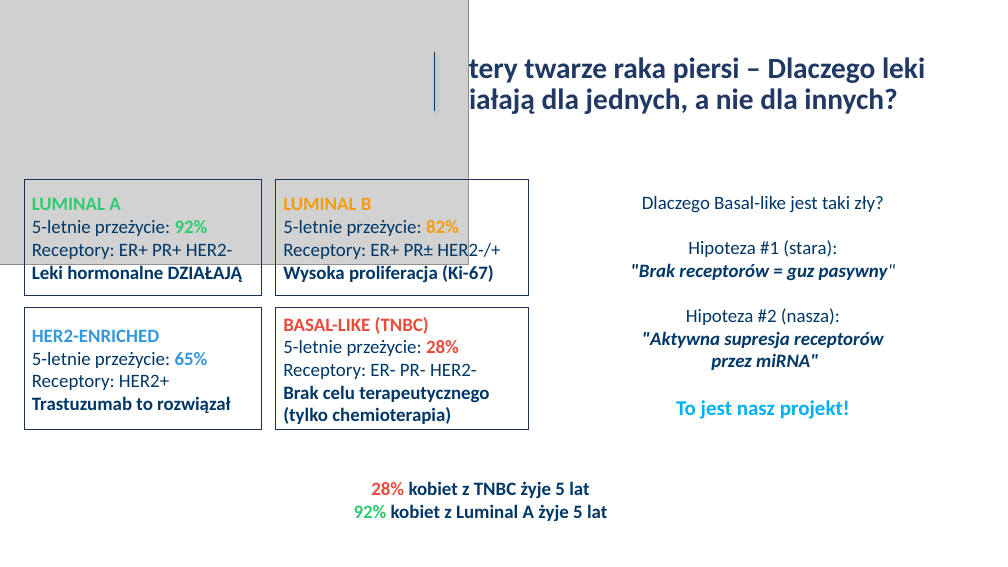
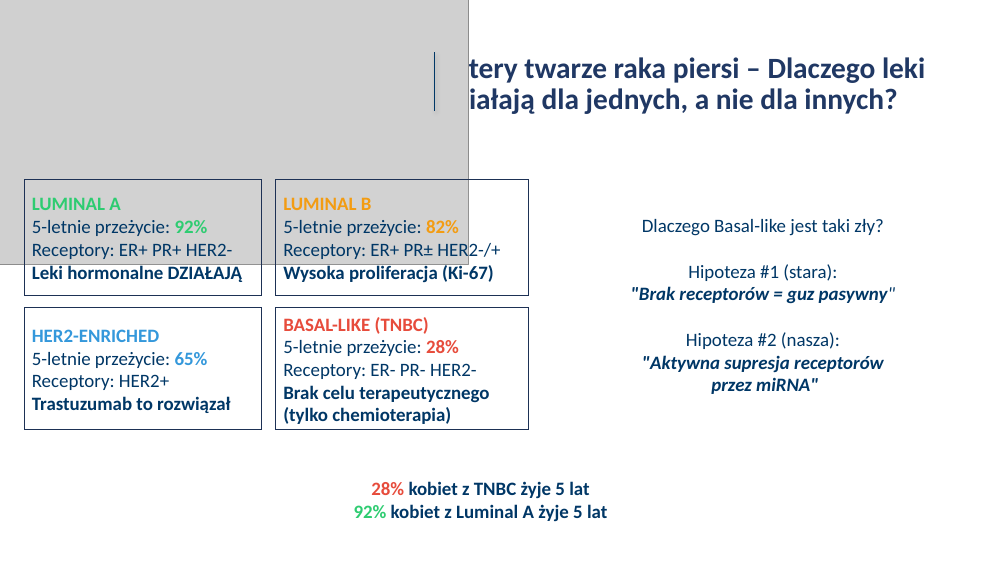
Before and after one commit to iZabela0001/Projekt_badawczy, a slide deck: slide 2 of pisanie_artykulu+prezentacja/Prezentacja.pptx. Drawn at 1008x567 pixels with LibreOffice and Linux fonts; fonts in the diff are those of the drawing; grey boxes stand for pictures. Boxes give left, top, right and bottom in pixels: in the first picture for what was removed or moved away, otherwise in the second. Text is boxed around its words. In the diff, an @@ line names an element or a change of style, - is before the commit and + after.

```diff
--- a/pisanie_artykulu+prezentacja/Prezentacja.pptx
+++ b/pisanie_artykulu+prezentacja/Prezentacja.pptx
@@ text in rectangle at <box>676,400,850,419</box>: paragraph removed @@
-To jest nasz projekt!
```
Also in this commit, not shown: 12 other slides changed.
